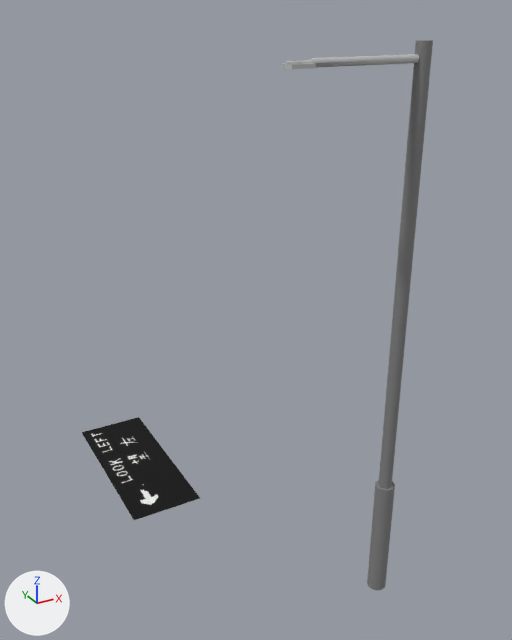
One commit to the OBJ model models/signs-old.obj: the scene before it, then after it.
Before and after are seen from a camera (50 mm lens) standing at (-10.1, -15.56, 8.95) and looking at (-4.56, -5.48, 3.91). Lighting does not change. The marker at lower left points along +X, +Y and +Z. Where no turn or scale is listed for an object, it has been applied to the vertices.

In view in the first picture: 'signs-old'.
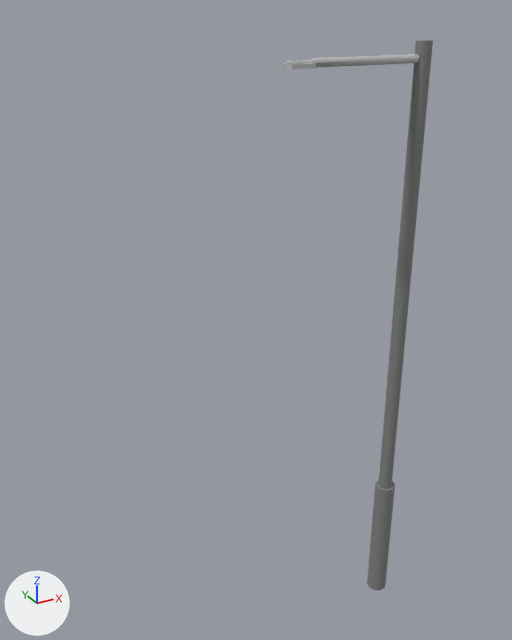
Edits to the bpy script that builds the scene:
```text
Change me_signs_old:
    where me_signs_old.from_pydata(...)  # 170 vertices, 161 faces; spans x -6.82..-3.83, y -8.74..-1.09, z -0.19..8.6
    used by ob_signs_old; location = (0.0, 0.0, 0.0)
    remove me_signs_old.materials.append(mat_5)  # picture img_5_png
    me_signs_old part 1: the loose piece of 4 vertices spanning x -6.82..-5.4, y -4.67..-1.09, z -0.19 is deleted
```

Where the change shows, as pixel boxes [x1, y1, x2, y2] in the pictures (512 x 640 px):
'signs-old', reshaped (57% narrower)
    before: [82, 40, 433, 590]
    after: [282, 40, 433, 590]
part 1 of me_signs_old, deleted (black)
    before: [82, 417, 200, 520]
